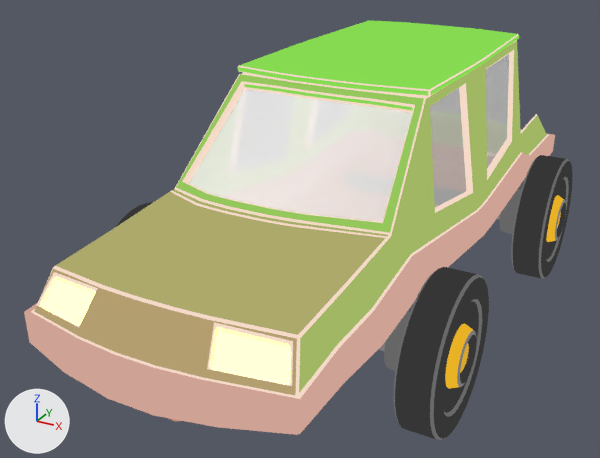
The glTF model assets/3D/cars/lowpolycar-jeep1-downsized.glb as it was, and as the next commit left it.
Both versions are drawn from a 50 mm lens placed at (1.63, -3.69, 2.17), pointed at (-0.23, -0.31, 0.48). The lights are fixed; the arrows at lower left show +X, +Y and +Z. Vertices at the same position are counted once.

Objects in the first picture: 'Jeep', 'Räder.009'.
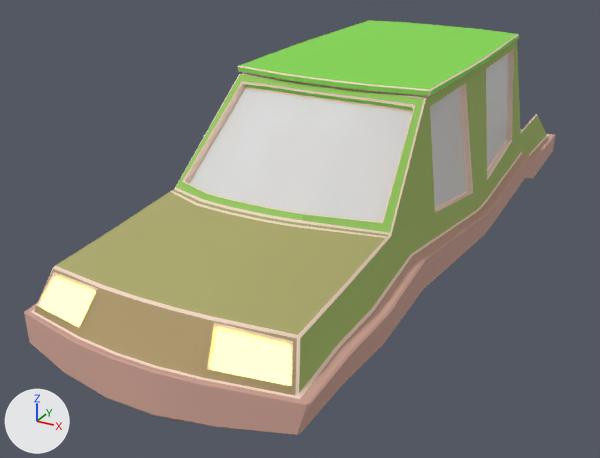
The edits, one by one:
Material 'Auto' (mat_auto) is new.
Its texture is img_gradienttextures.
Its roughness is 0.889.
Material '_MATERIAL' (mat_material) is new.
Its texture is img_gradienttextures.
Its roughness is 0.818.
me_cube_027 is used by ob_jeep; location (0.0, 0.0, 0.0).
me_cube_027 had 1196 vertices, 2388 faces and spanned x -0.61..0.62, y -1.92..1.73, z 0.32..1.32.
me_cube_027 now has 2107 vertices, 4202 faces and spans x -0.61..0.62, y -1.92..1.73, z 0.32..1.32.
me_cube_027 part 1: 2320 faces spanning x -0.61..0.62, y -1.92..1.73, z 0.32..1.32 switch from mat_auto_010 to mat_material (picture img_gradienttextures).
me_cube_027 now uses material mat_auto (picture img_gradienttextures).
Object 'Räder.009' (ob_räder_009) is deleted.

Pixel boxes (x1, y1, x2, y2) of what changed, in the pictures (600 x 458 px):
'Räder.009', deleted: before (116, 155, 573, 440)
part 1 of me_cube_027, recoloured: (24, 20, 555, 435) in both
